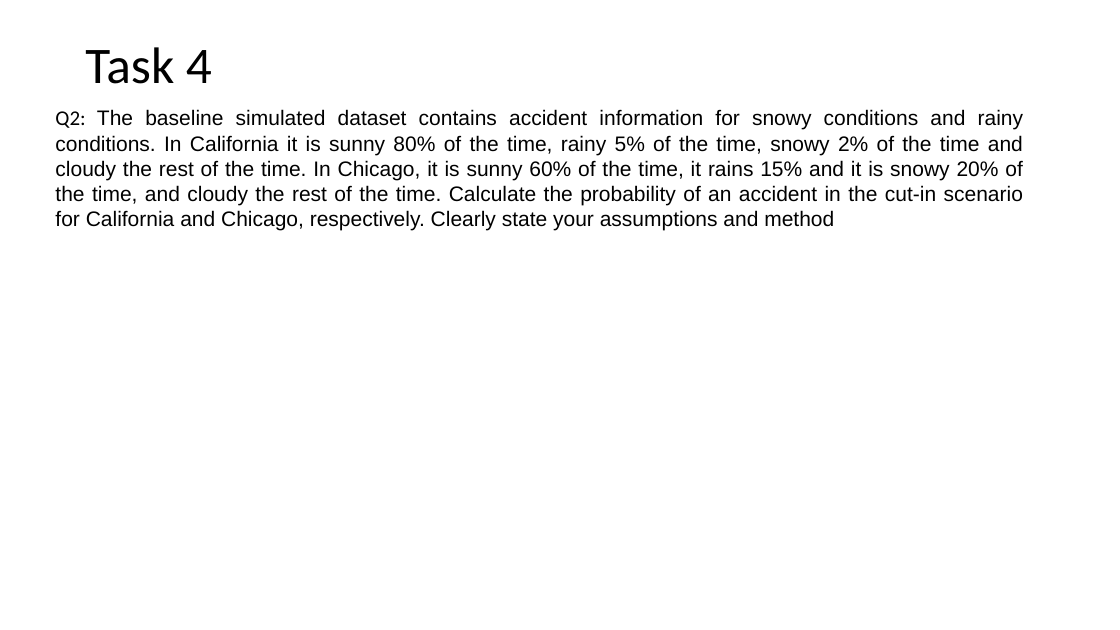
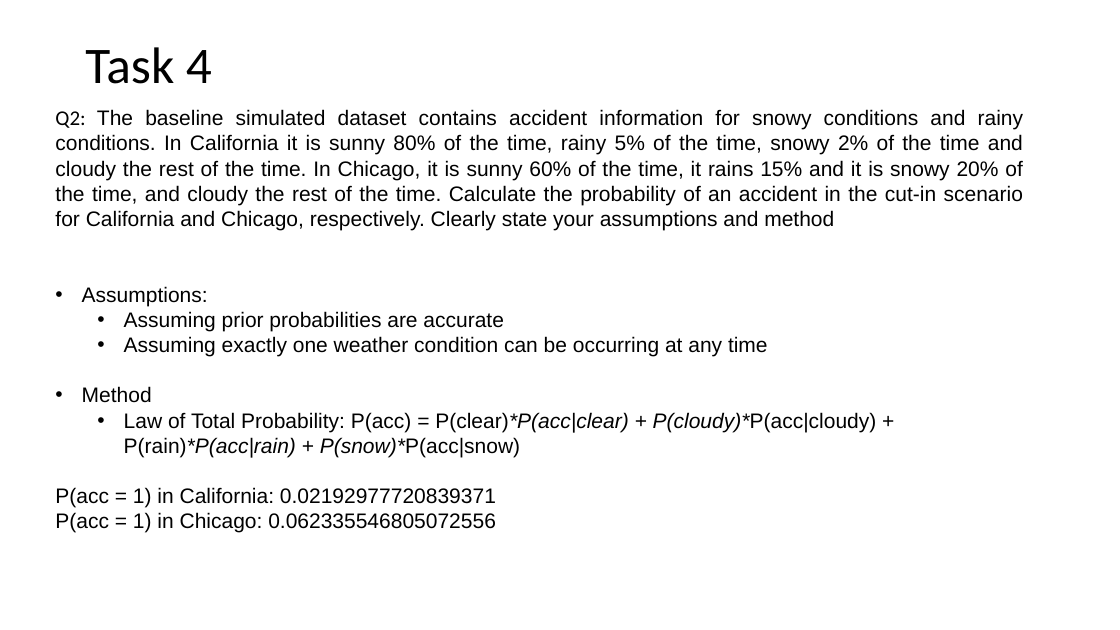
Before and after one commit to mrojaspell/MP1, a slide deck: slide 3 of Powerpoints/mp1_part_3_powerpoint.pptx. Drawn at 1120x630 pixels with LibreOffice and Linux fonts; fonts in the diff are those of the drawing. Boxes give left, top, right and bottom in pixels: in the first picture for what was removed or moved away, otherwise in the second. Text is boxed around its words. In the diff, an @@ line names an element or a change of style, - is before the commit and + after.

```diff
--- a/Powerpoints/mp1_part_3_powerpoint.pptx
+++ b/Powerpoints/mp1_part_3_powerpoint.pptx
@@ text at bbox=[55, 286, 877, 533]: paragraphs added @@
+• Assumptions:
+  • Assuming prior probabilities are accurate
+  • Assuming exactly one weather condition can be occurring at any time
+• Method
+  • Law of Total Probability: P(acc) = P(clear)*P(acc|clear) + P(cloudy)*P(acc|cloudy) + P(rain)*P(acc|rain) + P(snow)*P(acc|snow)
+P(acc = 1) in California: 0.02192977720839371
+P(acc = 1) in Chicago: 0.062335546805072556
```
Also in this commit, not shown: 5 other slides changed, 1 other file.
